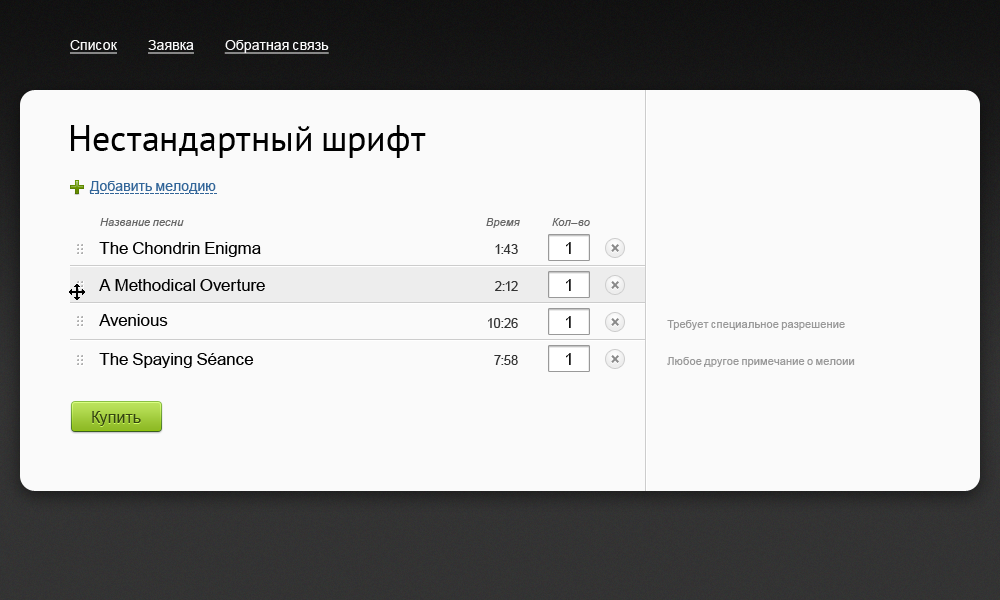
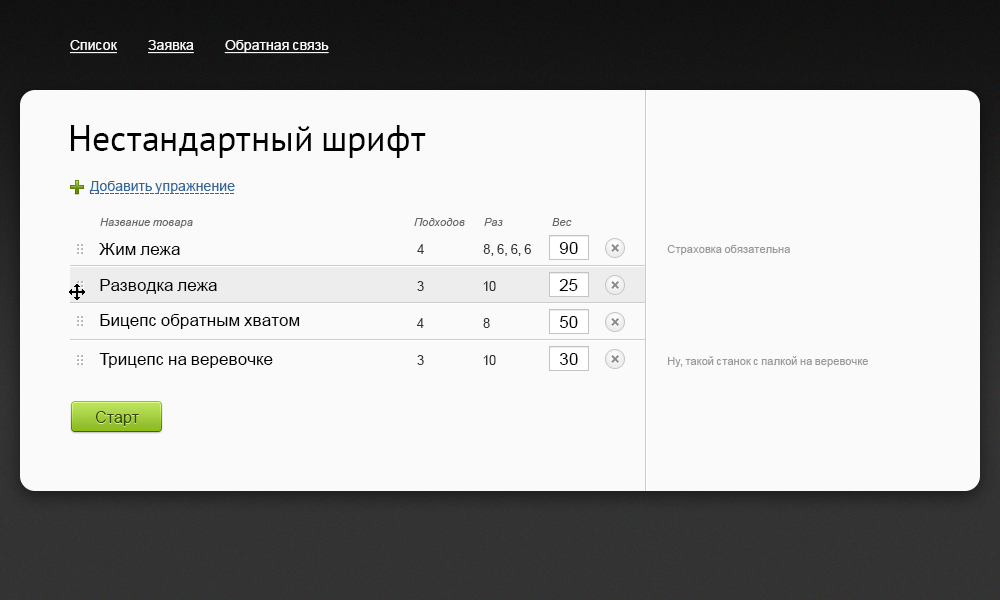
Layered file, before and after one edit (1000 × 600). Changes by layer:
renamed "Купить" to "Старт", painted on it over [92, 411, 141, 426]
painted on "Shape 4 copy 3", masked it over [605, 349, 625, 369]
painted on "Shape 4 copy 2", masked it over [605, 312, 625, 332]
painted on "Shape 4 copy", masked it over [605, 238, 625, 258]
painted on "Shape 4", masked it over [605, 275, 625, 295]
added layer "Подходов" above "3" over [414, 218, 465, 226]
renamed "Время" to "Раз", painted on it over [484, 218, 520, 228]
renamed "Название песни" to "Название товара", painted on it over [100, 218, 193, 228]
renamed "The Spaying Séance" to "Трицепс на веревочке", painted on it over [99, 353, 273, 368]
renamed "Avenious" to "Бицепс обратным хватом", painted on it over [99, 314, 300, 329]
renamed "A Methodical Overture" to "Разводка лежа", painted on it over [99, 279, 265, 294]
renamed "7:58" to "10", painted on it over [483, 355, 518, 365]
renamed "Любое другое примечание о мелоии" to "Ну, такой станок с палкой на веревочке", painted on it over [667, 356, 868, 367]
renamed "Требует специальное разрешение" to "Страховка обязательна", painted on it over [667, 245, 845, 330]
renamed "1:43" to "8, 6, 6, 6", painted on it over [483, 244, 531, 256]
masked "Shape 2 copy 6" over [549, 346, 589, 371]
masked "Shape 2 copy 5" over [549, 309, 589, 334]
masked "Shape 2 copy 4" over [549, 272, 589, 297]
masked "Shape 2 copy 3" over [549, 235, 589, 260]
renamed "The Chondrin Enigma" to "Жим лежа", painted on it over [99, 242, 261, 257]
masked "Shape 3" over [99, 271, 625, 298]
renamed "Добавить мелодию" to "Добавить упражнение", painted on it over [89, 181, 235, 194]
painted on "Список Заявка Обратная связь" over [70, 52, 329, 54]
painted on "Shape 1", masked it over [20, 90, 980, 491]
…and 12 more changes (4 added, 8 painted, 7 renamed)
